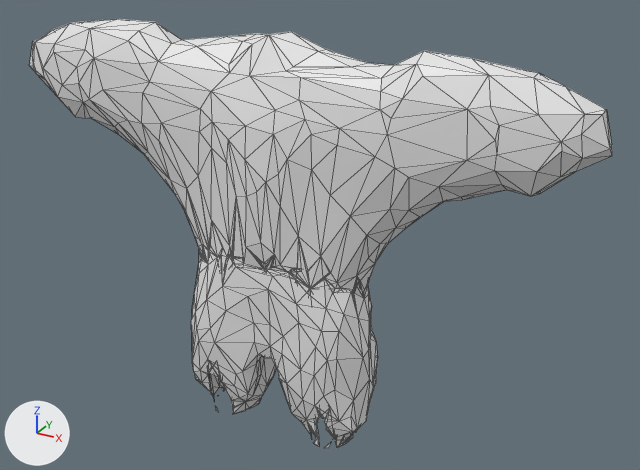
A saved change to the glTF model maybraid/assets/characters/clothes/body/libird_body/harem_pants_top.glb.
Both versions are drawn from a 50 mm lens placed at (1.7, -2.77, 1.59), pointed at (0.12, 0.1, 0.16). The axes (+X, +Y, +Z) are drawn at lower left. The lights are the same throughout. The first picture is the older version. Mesh edges are drawn as thin lines. Vertices at exactly the same position are counted once.

The first picture shows 'HaremPants'.
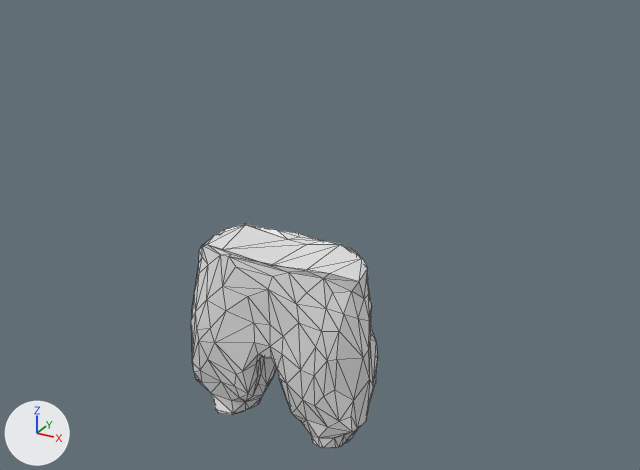
Location of each change, [x1, y1, x2, y2] in pixels of the pictures (640 x 470 px):
'HaremPants', reshaped (68% narrower, 48% shorter)
    before: [29, 19, 612, 449]
    after: [191, 224, 378, 449]
part 1 of me_harempants_002, cut back
    before: [29, 19, 612, 449]
    after: [203, 224, 368, 449]

The change, as a diff of the scene's bpy script:
```diff
--- a/maybraid/assets/characters/clothes/body/libird_body/harem_pants_top.glb.py
+++ b/maybraid/assets/characters/clothes/body/libird_body/harem_pants_top.glb.py
@@ me_harempants_002 @@
 # used by ob_harempants; location = (0.0, 0.0, 0.0)
-me_harempants_002.from_pydata(...)  # 1176 vertices, 2506 faces; spans x -1.24..1.23, y -0.17..0.22, z -0.69..0.97
+me_harempants_002.from_pydata(...)  # 331 vertices, 657 faces; spans x -0.43..0.43, y -0.17..0.22, z -0.69..0.12
+# me_harempants_002 part 1: 3 vertices moved from x -0.19..0.0, y -0.15..-0.1, z -0.69..0.11 to x -0.19..-0.14, y -0.14..-0.1, z -0.69..0.12; 859 vertices removed from x -1.24..1.23, y -0.17..0.17, z -0.69..0.97; 14 vertices added at x -0.37..0.32, y -0.15..0.16, z -0.69..0.12
```
